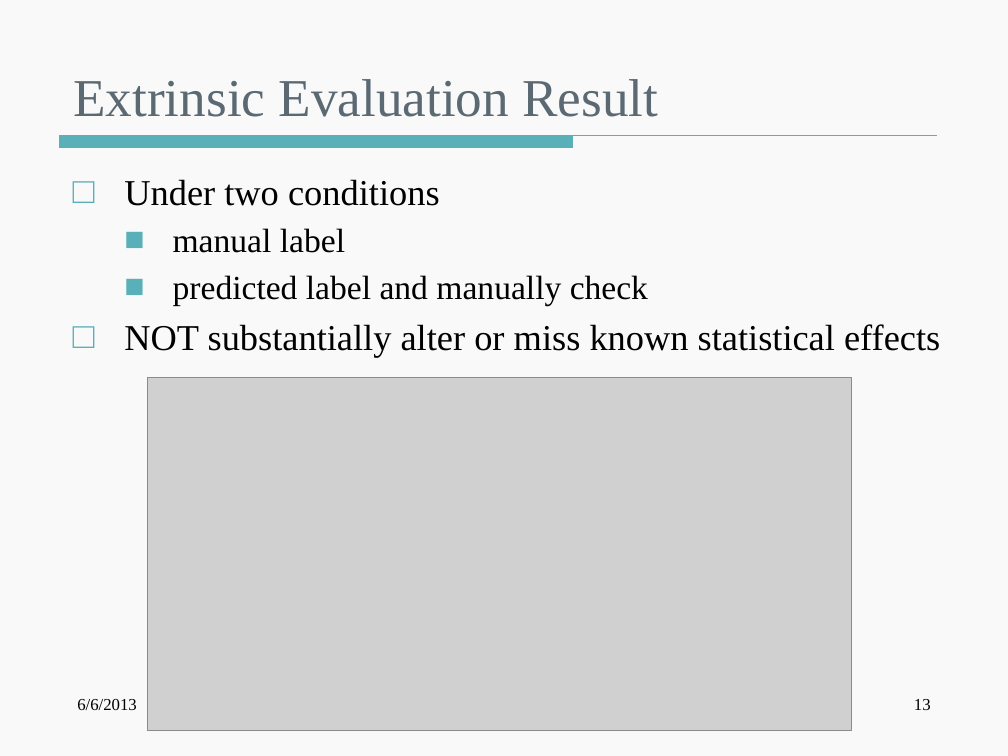
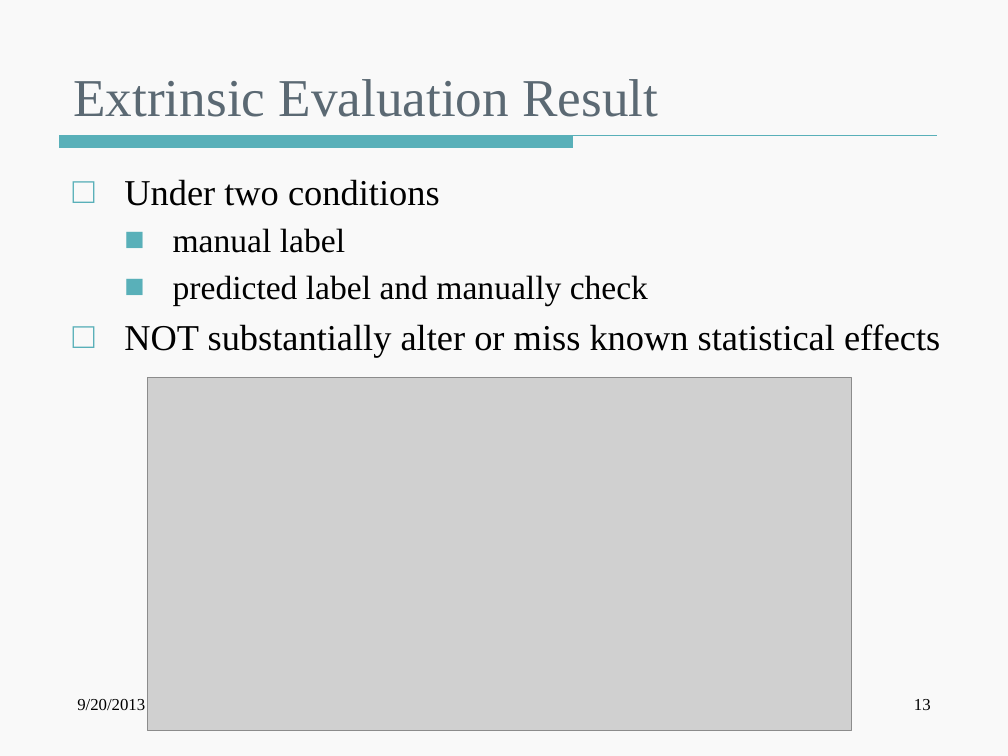
Before and after one commit to wencanluo/NLPFall2013, a slide deck: slide 13 of doc/09.20.2013 Poster/naacl2013-srw-Wencan,Diane&Joel_v3.pptx. Drawn at 1008x756 pixels with LibreOffice and Linux fonts; fonts in the diff are those of the drawing; grey boxes stand for pictures. Boxes give left, top, right and bottom in pixels: in the first picture for what was removed or moved away, otherwise in the second. Text is boxed around its words. In the diff, an @@ line names an element or a change of style, - is before the commit and + after.

```diff
--- a/doc/09.20.2013 Poster/naacl2013-srw-Wencan,Diane&Joel_v3.pptx
+++ b/doc/09.20.2013 Poster/naacl2013-srw-Wencan,Diane&Joel_v3.pptx
@@ text at (77,699,145,710): text changed @@
-6/6/2013
+9/20/2013
```
Also in this commit, not shown: 22 other slides changed, 2 other files.
